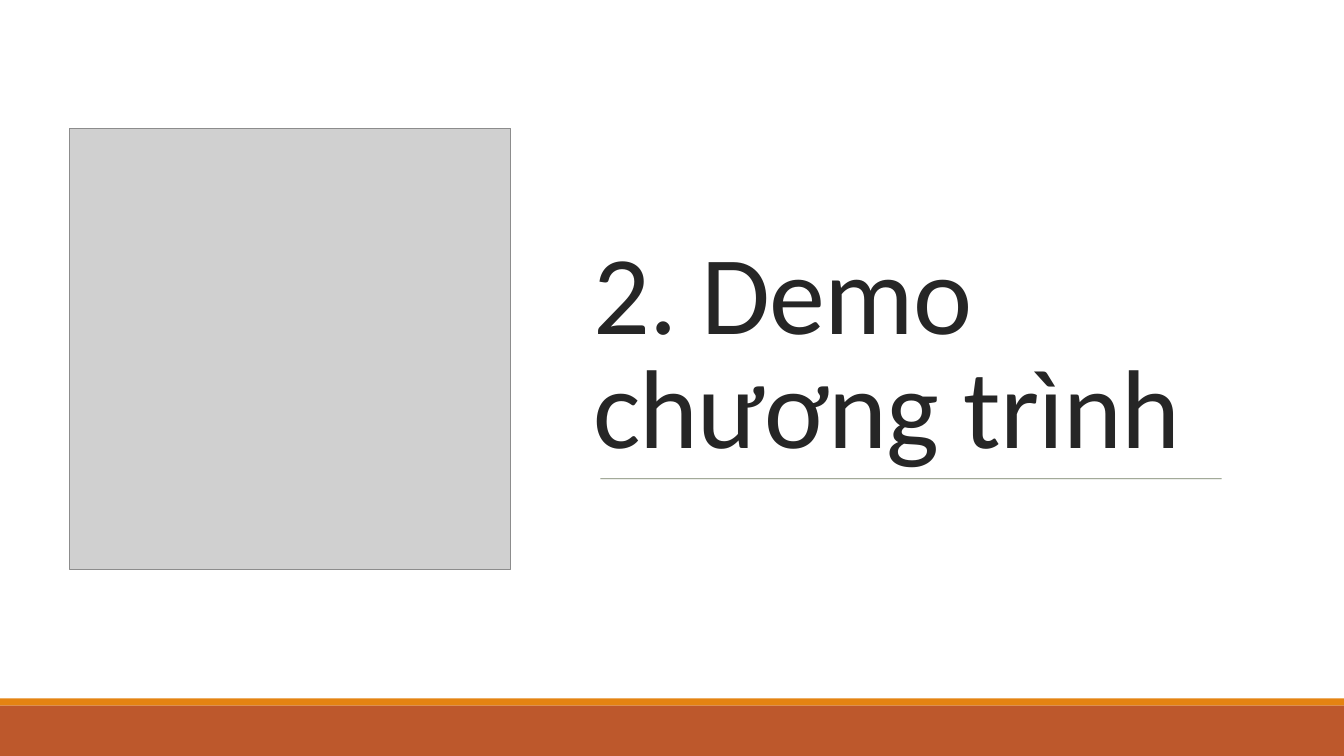
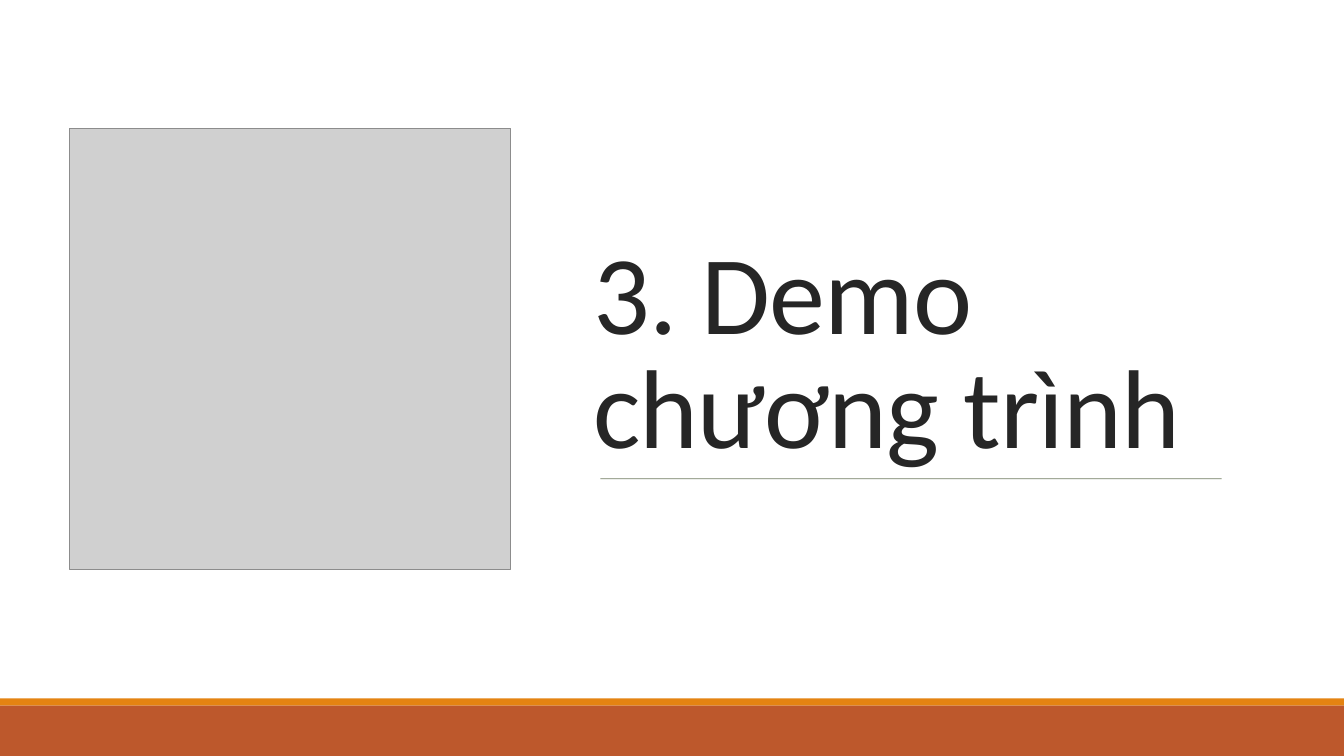
Before and after one commit to thedeadsheep/ang-VideoEditing, a slide deck: slide 13 of THIẾT KẾ VÀ XÂY DỰNG.pptx (slide 9 before the commit). Drawn at 1344x756 pixels with LibreOffice and Linux fonts; fonts in the diff are those of the drawing; grey boxes stand for pictures. Boxes give left, top, right and bottom in pixels: in the first picture for what was removed or moved away, otherwise in the second. Text is boxed around its words. In the diff, an @@ line names an element or a change of style, - is before the commit and + after.

```diff
--- a/THIẾT KẾ VÀ XÂY DỰNG.pptx
+++ b/THIẾT KẾ VÀ XÂY DỰNG.pptx
@@ title at bbox=[593, 261, 1181, 468]: text changed @@
-2. Demo chương trình
+3. Demo chương trình
```
Also in this commit, not shown: 8 other slides changed, 4 slides added, 2 other files.
